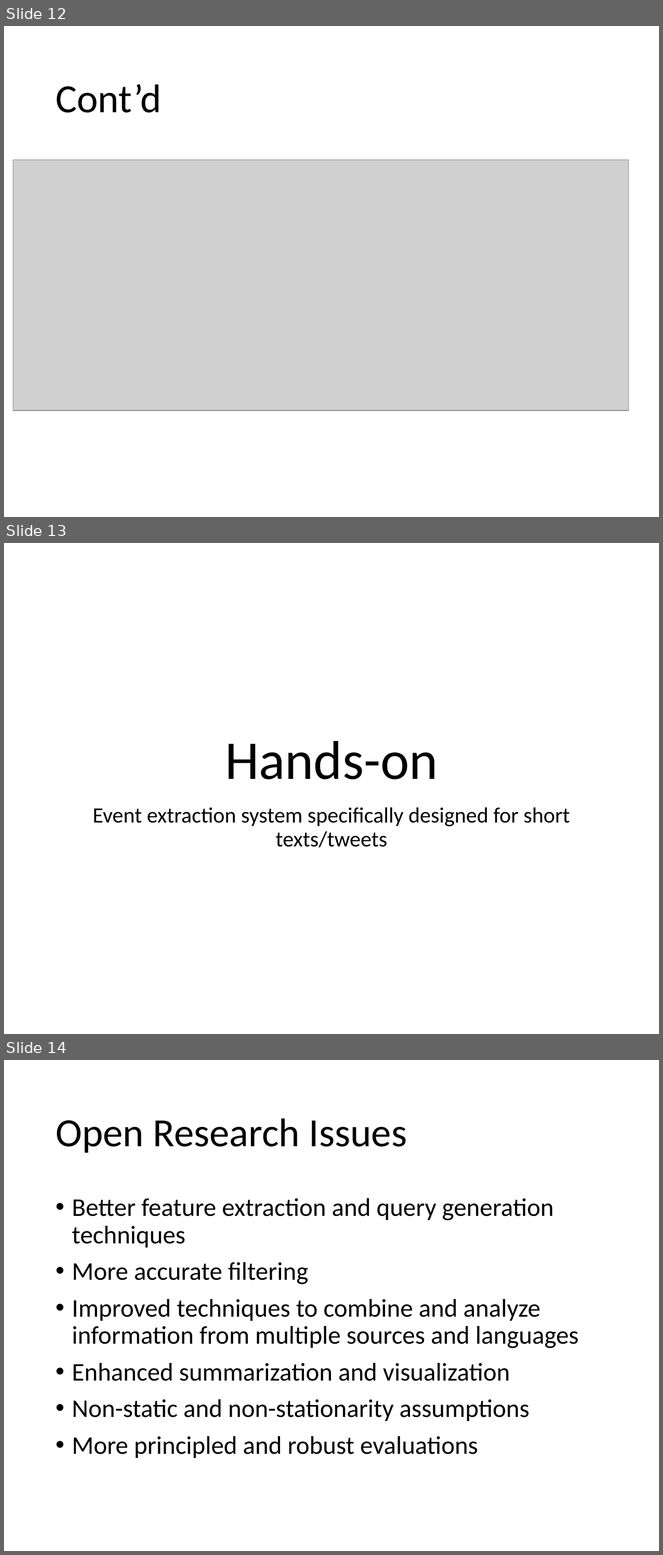
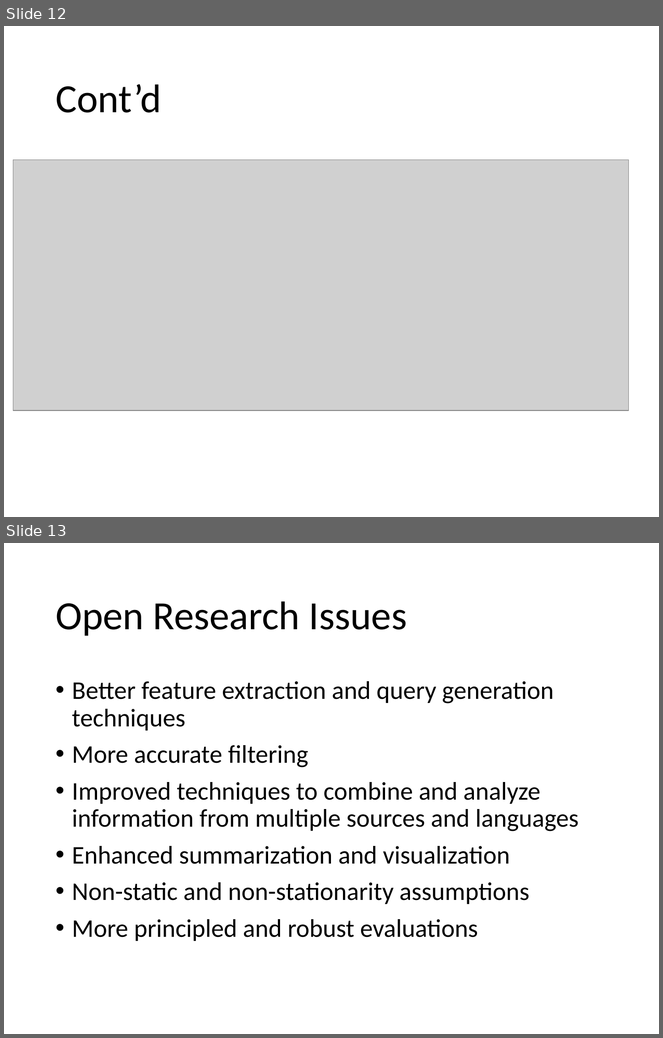
Before and after one commit to evhart/smasac-tutorial, a slide deck: slides/pptx/5-event-extraction.pptx. Shown one above the other, each under a label of ours: slides 12, 13 and 14 before the commit, slides 12 and 13 after it. The pictures are 663x1555 and 663x1038 pixels, drawn with LibreOffice and Linux fonts; fonts in the diff are those of the drawing; grey boxes stand for pictures. Boxes give left, top, right and bottom in pixels: in the first picture for what was removed or moved away, otherwise in the second. Text is boxed around its words. In the diff, an @@ line names an element or a change of style, - is before the commit and + after.

Commit message:
start cleaning event extraction slides

```diff
--- a/slides/pptx/5-event-extraction.pptx
+++ b/slides/pptx/5-event-extraction.pptx
@@ slide 13 removed at [4, 543, 659, 1034], background #FFFFFF @@
@@ title removed at [225, 741, 438, 780] @@
-Hands-on
@@ subtitle removed at [93, 807, 570, 848] @@
-Event extraction system specifically designed for short texts/tweets
@@ what was slide 14 is now slide 13 @@
```
Also in this commit, not shown: 2 slides changed, 1 slide added, 1 other slide removed.
